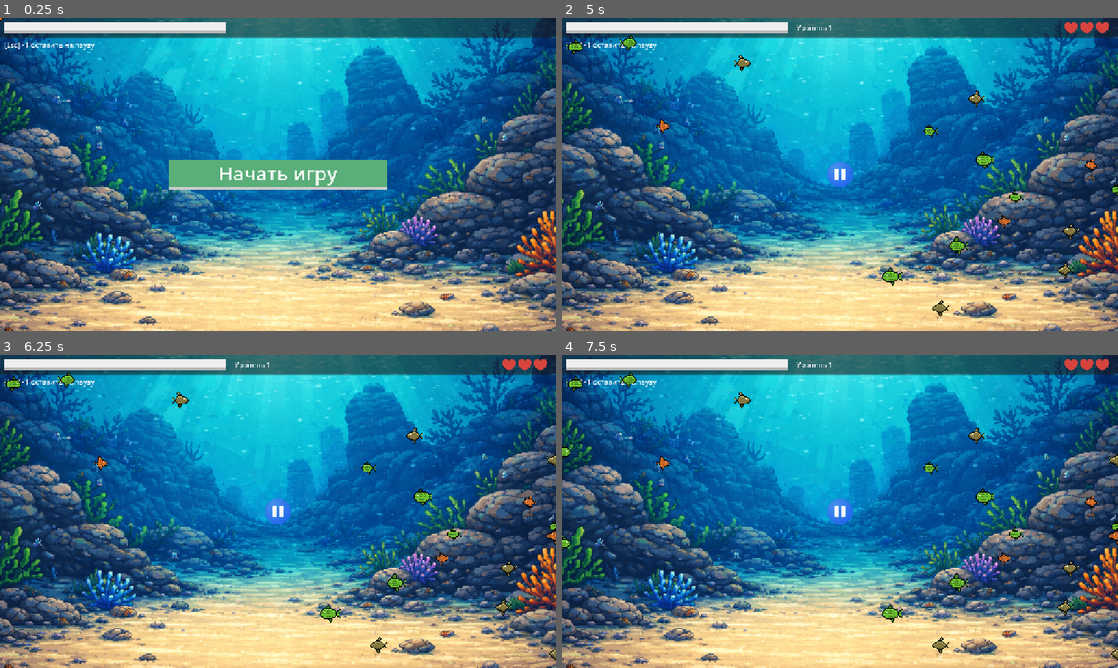
Above: before the commit, frames 1-4 (two rows, left to right).
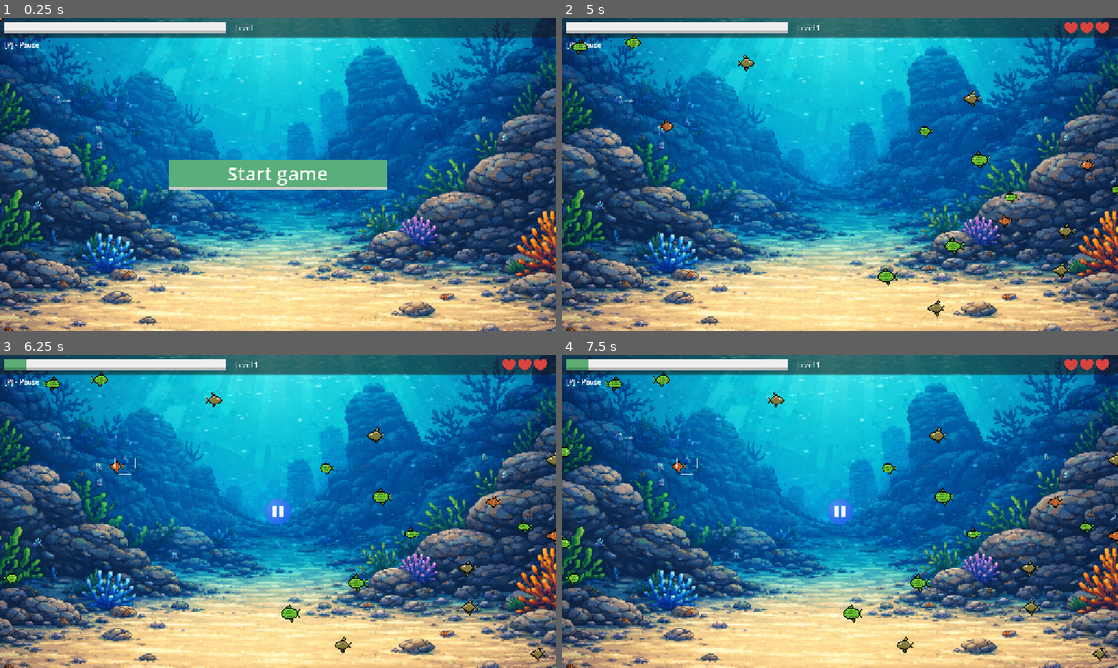
Above: after the commit, the same moments.

Repository: kotofeyy/BecomeBigFish-game
Game: Godot game, scene res://scenes/main.tscn
Two runs of this game, one before a commit and one after it. Both use one fixed random seed, a clock stepped at 60 frames per second and the inputs below.
Inputs (mouse positions are in pixels of both pictures, inside the frame that each line leads up to):
- Up to frame 1 (0.25 s): no input
- Up to frame 2 (5 s): click "Начать игру" (after the commit: "Start game") at 0.5 s; move the mouse to (962, 158) at 1.27 s; move the mouse to (728, 190) at 2.02 s; move the mouse to (895, 105) at 2.77 s; move the mouse to (812, 237) at 3.52 s; move the mouse to (1006, 221) at 4.27 s; tap Escape (esc, bound only before the commit) at 4.9 s
- Up to frame 3 (6.25 s): move the mouse to (111, 464) at 5.02 s; tap P (Pause, bound only after the commit) at 5.65 s; move the mouse to (305, 511) at 5.77 s
- Up to frame 4 (7.5 s): move the mouse to (756, 433) at 6.52 s; tap Enter at 7.25 s; move the mouse to (962, 495) at 7.27 s

The runs differ from the first frame. In frame 1, 0.6% of the frame differs, in the area x 1-61%, y 2-54%; in frame 2, 1.8%; in frame 3, 2.7%, in the area x 0-100%, y 1-98%; in frame 4, 2.7%.

Commit message:
локализация

Diff:
--- a/code/main.gd
+++ b/code/main.gd
@@ -19,6 +19,7 @@
 @onready var start_game_button: Button = $CanvasLayer/StartGameButton
 @onready var end_game_panel: Panel = $CanvasLayer/EndGamePanel
 @onready var count_of_fish_label: Label = $CanvasLayer/EndGamePanel/MarginContainer/VBoxContainer/CountOfFishLabel
+@onready var clue_label: Label = $CanvasLayer/ClueLabel
 
 @onready var fish_preload = preload("res://scenes/fish.tscn")
 
@@ -37,6 +38,7 @@
 
 
 func _ready() -> void:
+	clue_label.text = "KEY_PAUSE"
 	size_screen = get_window().get_visible_rect().size
 	center_of_screen = size_screen / 2
 
@@ -55,7 +57,7 @@
 	player.scale = player_scale
 	clear_fishes()
 	spawn_fishes()
-	level_label.text = "Уровень " + str(level)
+	level_label.text = tr("KEY_LEVEL") + " " + str(level)
 
 
 func clear_fishes() -> void:
@@ -255,7 +257,7 @@
 	end_game_panel.visible = true
 	Input.mouse_mode = Input.MOUSE_MODE_VISIBLE
 	clear_fishes()
-	count_of_fish_label.text = "Рыбы съедено: " + str(score)
+	count_of_fish_label.text = tr("KEY_FISH_EATEN") + ": " + str(score)
 
 
 func _on_restart_button_pressed() -> void:
--- a/code/play_pause.gd
+++ b/code/play_pause.gd
@@ -6,7 +6,7 @@
 
 
 func _unhandled_input(event: InputEvent) -> void:
-	if Input.is_action_just_pressed("esc"):
+	if Input.is_action_just_pressed("Pause"):
 		get_tree().paused = !get_tree().paused
 		if get_tree().paused:
 			pause_play_rect.texture = PAUSE
--- a/project.godot
+++ b/project.godot
@@ -24,11 +24,15 @@
 
 [input]
 
-esc={
+Pause={
 "deadzone": 0.5,
-"events": [Object(InputEventKey,"resource_local_to_scene":fa …(140 unchanged characters)… d":false,"keycode":0,"physical_keycode":4194305,"key_label":0,"unicode":0,"location":0,"echo":false,"script":null)
+"events": [Object(InputEventKey,"resource_local_to_scene":fa …(140 unchanged characters)… d":false,"keycode":0,"physical_keycode":80,"key_label":0,"unicode":112,"location":0,"echo":false,"script":null)
 ]
 }
+
+[internationalization]
+
+locale/translations=PackedStringArray("res://translation.en.translation", "res://translation.ru.translation")
 
 [physics]
 
--- a/scenes/main.tscn
+++ b/scenes/main.tscn
@@ -198,6 +198,7 @@
 [node name="LevelLabel" type="Label" parent="CanvasLayer/Header/MarginContainer/VBoxContainer" unique_id=905797926]
 layout_mode = 2
 size_flags_horizontal = 3
+text = "KEY_LEVEL"
 
 [node name="HeartControl" type="Control" parent="CanvasLayer/Header/MarginContainer/VBoxContainer" unique_id=2066293117]
 custom_minimum_size = Vector2(200, 32)
@@ -234,7 +235,7 @@
 theme_override_colors/font_color = Color(1, 1, 1, 1)
 theme_override_font_sizes/font_size = 44
 theme_override_styles/normal = SubResource("StyleBoxFlat_tipki")
-text = "Начать игру"
+text = "KEY_START"
 
 [node name="HeartSprite" type="TextureRect" parent="CanvasLayer" unique_id=1465449493]
 offset_left = -50.0
@@ -288,13 +289,13 @@
 [node name="CountOfFishLabel" type="Label" parent="CanvasLayer/EndGamePanel/MarginContainer/VBoxContainer" unique_id=32734393]
 layout_mode = 2
 theme_override_font_sizes/font_size = 30
-text = "Рыбы съедено: 123"
+text = "KEY_FISH_EATEN"
 horizontal_alignment = 1
 
 [node name="AgainLabel" type="Label" parent="CanvasLayer/EndGamePanel/MarginContainer/VBoxContainer" unique_id=1611567541]
 layout_mode = 2
 theme_override_font_sizes/font_size = 30
-text = "Заново?"
+text = "KEY_RELOAD"
 horizontal_alignment = 1
 
 [node name="HBoxContainer" type="HBoxContainer" parent="CanvasLayer/EndGamePanel/MarginContainer/VBoxContainer" unique_id=1060874092]
@@ -303,12 +304,12 @@
 [node name="RestartButton" type="Button" parent="CanvasLayer/EndGamePanel/MarginContainer/VBoxContainer/HBoxContainer" unique_id=1452430027]
 layout_mode = 2
 size_flags_horizontal = 3
-text = "Да"
+text = "KEY_YES"
 
 [node name="CancelButton" type="Button" parent="CanvasLayer/EndGamePanel/MarginContainer/VBoxContainer/HBoxContainer" unique_id=1186989350]
 layout_mode = 2
 size_flags_horizontal = 3
-text = "НЕТ"
+text = "KEY_NO"
 
 [node name="PausePlayRect" type="TextureRect" parent="CanvasLayer" unique_id=1189890305]
 visible = false
@@ -331,7 +332,7 @@
 offset_top = 50.0
 offset_right = 217.0
 offset_bottom = 73.0
-text = "[Esc] - Поставить на паузу"
+text = "[P] - Поставить на паузу"
 
 [node name="AnimatedSpriteEat" type="AnimatedSprite2D" parent="." unique_id=1729697139]
 scale = Vector2(2, 2)
--- /dev/null
+++ b/translation.csv
@@ -0,0 +1,8 @@
+id,en,ru
+KEY_START,Start game,Начать игру
+KEY_LEVEL,Level,Уровень
+KEY_PAUSE,[P] - Pause,[P] - Поставить на паузу
+KEY_FISH_EATEN,fish eaten,Рыбы съедено
+KEY_RELOAD,Start again?,Заново?
+KEY_YES,Yes,Да
+KEY_NO,No,Нет
Not shown, added: translation.csv.import
